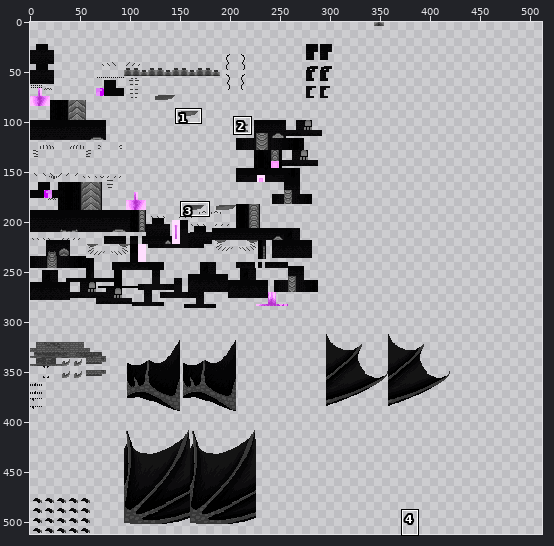
Two versions of one sprite sheet, src/test/resources/advancedboredom_young.png. The picture above shows the old version from afar; the outline marks the close-up.
Close-up. Before the commit:
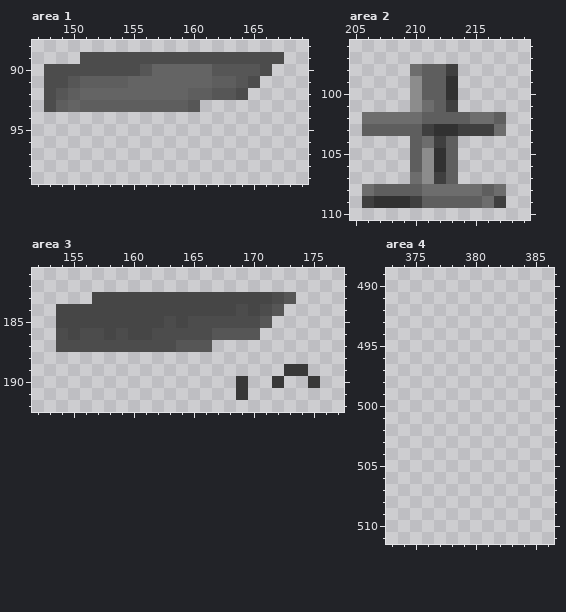
The file is 512x512 pixels. Colours within 5 levels of each other are drawn and written as one. Shown: area 1: x 147..169, y 88..99; area 2: x 205..219, y 96..110; area 3: x 152..177, y 181..192; area 4: x 373..386, y 489..511. The commit also changed other parts of the picture, which this record leaves out.
New version:
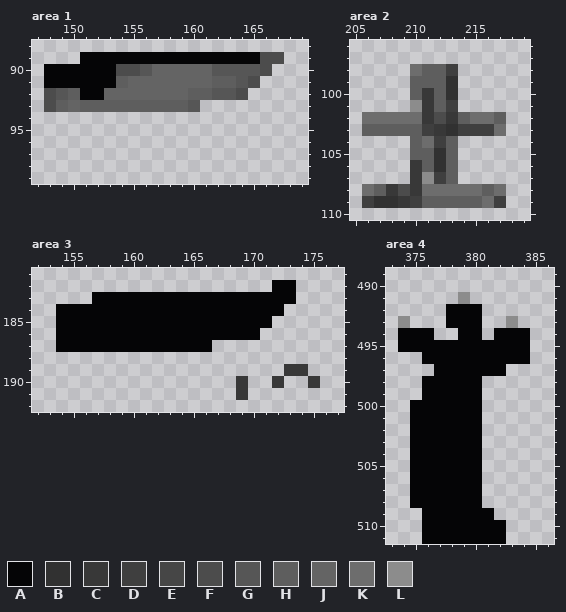
Palette (. is transparent): A #050506  B #313131  C #383838  D #3f3f3f  E #464646  F #4c4c4c  G #565656  H #5e5e5e  J #646464  K #6d6d6d  L #8c8c8c
What changed:
Area 1:
The edit turns colour F into colour A in row 89 at x 151 to 165; in row 90 at x 148 to 153; in row 91 at x 148 to 149.
The edit turns colour G into colour A in row 91 at x 150.
The edit turns colour H into colour A in row 91 at x 151 to 153.
The edit turns colour J into colour A in row 92 at x 151 to 152.
Area 2:
The edit turns colour B into colour C in row 103 at x 212; in row 109 at x 209.
The edit turns colour H into colour C in row 100 at x 211; in row 102 at x 211 and 213; in row 106 at x 210; in row 108 at x 208 and 210.
The edit turns colour K into colour C in row 101 at x 211; in row 107 at x 210.
The edit turns colour H into colour F in row 102 at x 212; in row 108 at x 209.
The edit turns colour L into colour H in rows 99 to 100 at x 210; in rows 105 to 106 at x 211.
Area 3:
There is now colour A in row 182 at x 172 to 173.
The edit turns colour E into colour A in row 183 at x 157 to 171; in row 184 at x 154 to 168 and 170; in row 185 at x 154 to 162 and 164; in row 186 at x 155, 158 and 160 to 161.
The edit turns colour F into colour A in row 183 at x 172; in row 184 at x 169 and 171; in row 185 at x 163 and 165 to 170; in row 186 at x 154, 156 to 157, 159 and 162 to 166; in row 187 at x 154 to 163.
The edit turns colour G into colour A in row 183 at x 173; in row 184 at x 172; in row 185 at x 171; in row 186 at x 167 to 170; in row 187 at x 164 to 166.
Area 4:
There is now colour A in rows 492 to 493 at x 378 to 380; in row 494 at x 374 to 376, 379 to 380 and 382 to 384; in row 495 at x 374 to 384; in row 496 at x 376 to 384; in row 497 at x 377 to 382; in rows 498 to 499 at x 376 to 380.
There is now colour A in rows 500 to 508 at x 375 to 380; in row 509 at x 376 to 381; in rows 510 to 511 at x 376 to 382.
There is now colour L in row 491 at x 379; in row 493 at x 374 and 383.
Changed places in both close-ups, as pixel boxes (x1, y1, x2, y2):
changed: (44, 52, 260, 100)
changed: (386, 76, 458, 208)
changed: (56, 280, 296, 352)
added: (398, 292, 530, 544)
